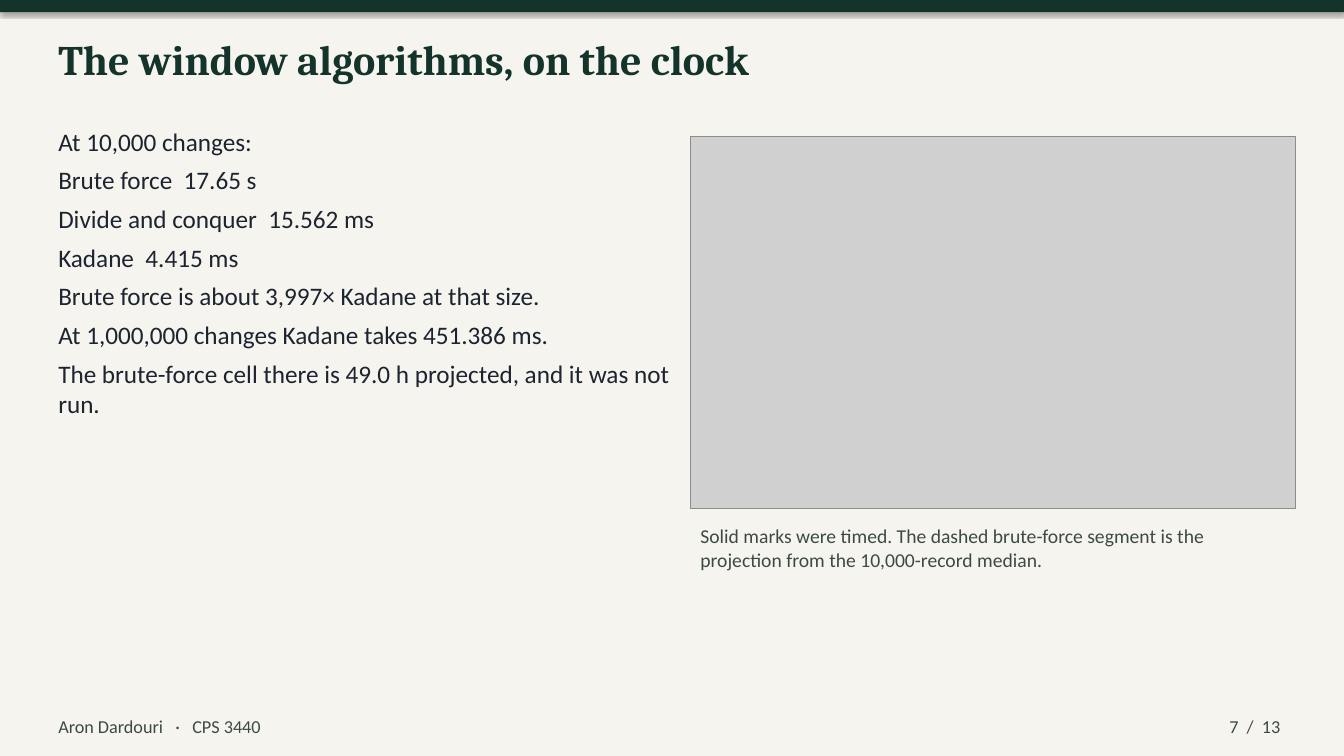
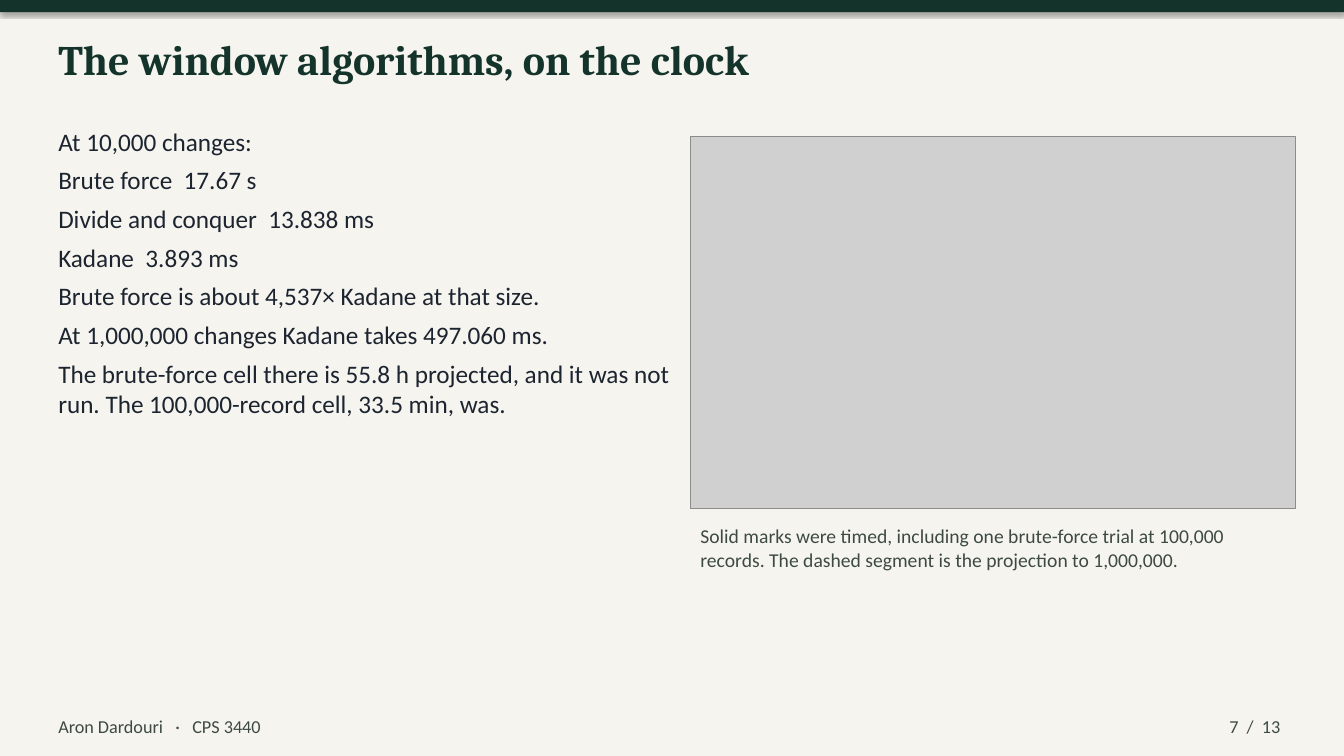
Before and after one commit to aashish000000/CPS3440-Stock-Algorithm-Analyzer, a slide deck: slide 7 of presentation/CPS3440-Stock-Algorithm-Analyzer.pptx. Drawn at 1344x756 pixels with LibreOffice and Linux fonts; fonts in the diff are those of the drawing; grey boxes stand for pictures. Boxes give left, top, right and bottom in pixels: in the first picture for what was removed or moved away, otherwise in the second. Text is boxed around its words. In the diff, an @@ line names an element or a change of style, - is before the commit and + after.

```diff
--- a/presentation/CPS3440-Stock-Algorithm-Analyzer.pptx
+++ b/presentation/CPS3440-Stock-Algorithm-Analyzer.pptx
@@ text at box(58, 171, 669, 416): text changed @@
-Brute force 17.65 s
-Divide and conquer 15.562 ms
-Kadane 4.415 ms
-Brute force is about 3,997× Kadane at that size.
-At 1,000,000 changes Kadane takes 451.386 ms.
-The brute-force cell there is 49.0 h projected, and it was not run.
+Brute force 17.67 s
+Divide and conquer 13.838 ms
+Kadane 3.893 ms
+Brute force is about 4,537× Kadane at that size.
+At 1,000,000 changes Kadane takes 497.060 ms.
+The brute-force cell there is 55.8 h projected, and it was not run. The 100,000-record cell, 33.5 min, was.
@@ text at box(700, 529, 1224, 571): text changed @@
-Solid marks were timed. The dashed brute-force segment is the projection from the 10,000-record median.
+Solid marks were timed, including one brute-force trial at 100,000 records. The dashed segment is the projection to 1,000,000.
```
Also in this commit, not shown: 9 other slides changed, 31 other files.
